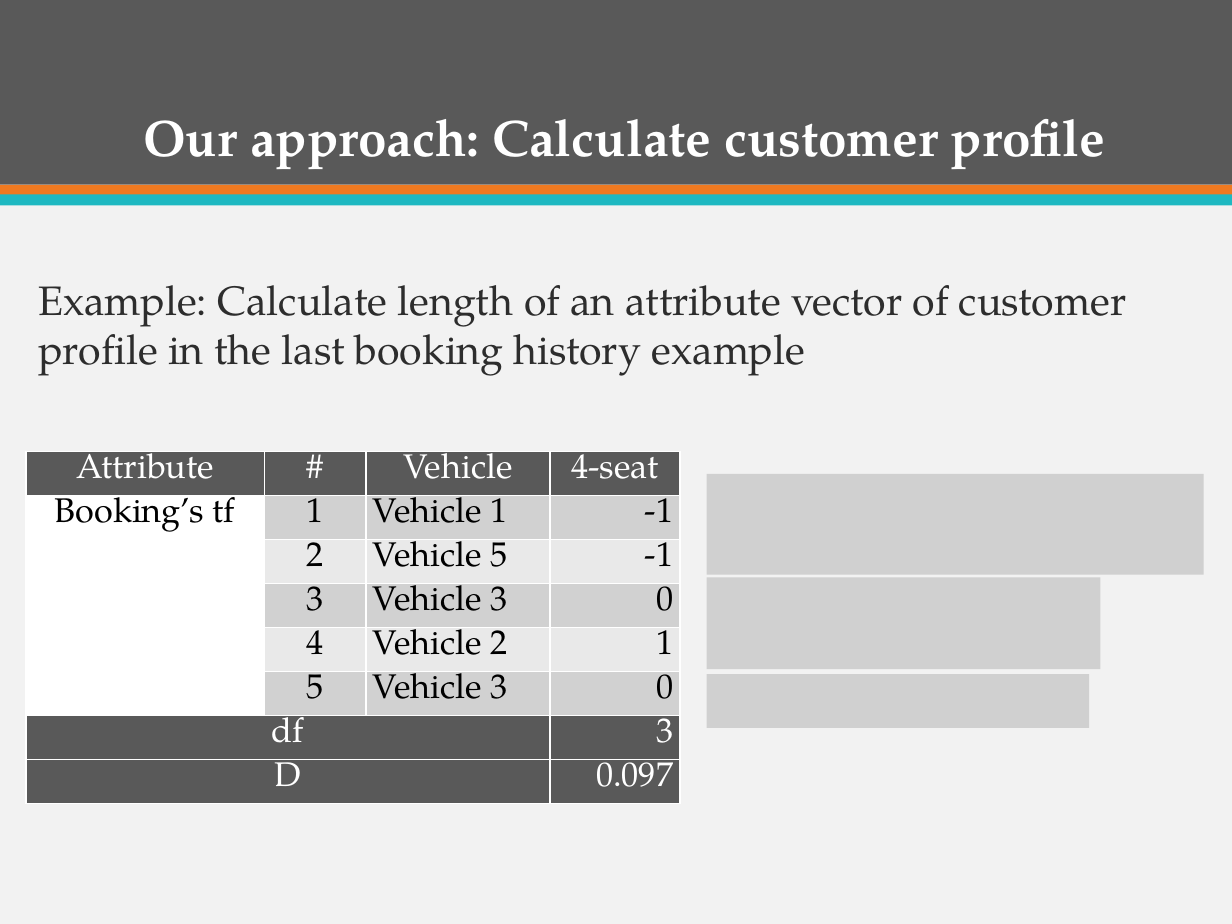
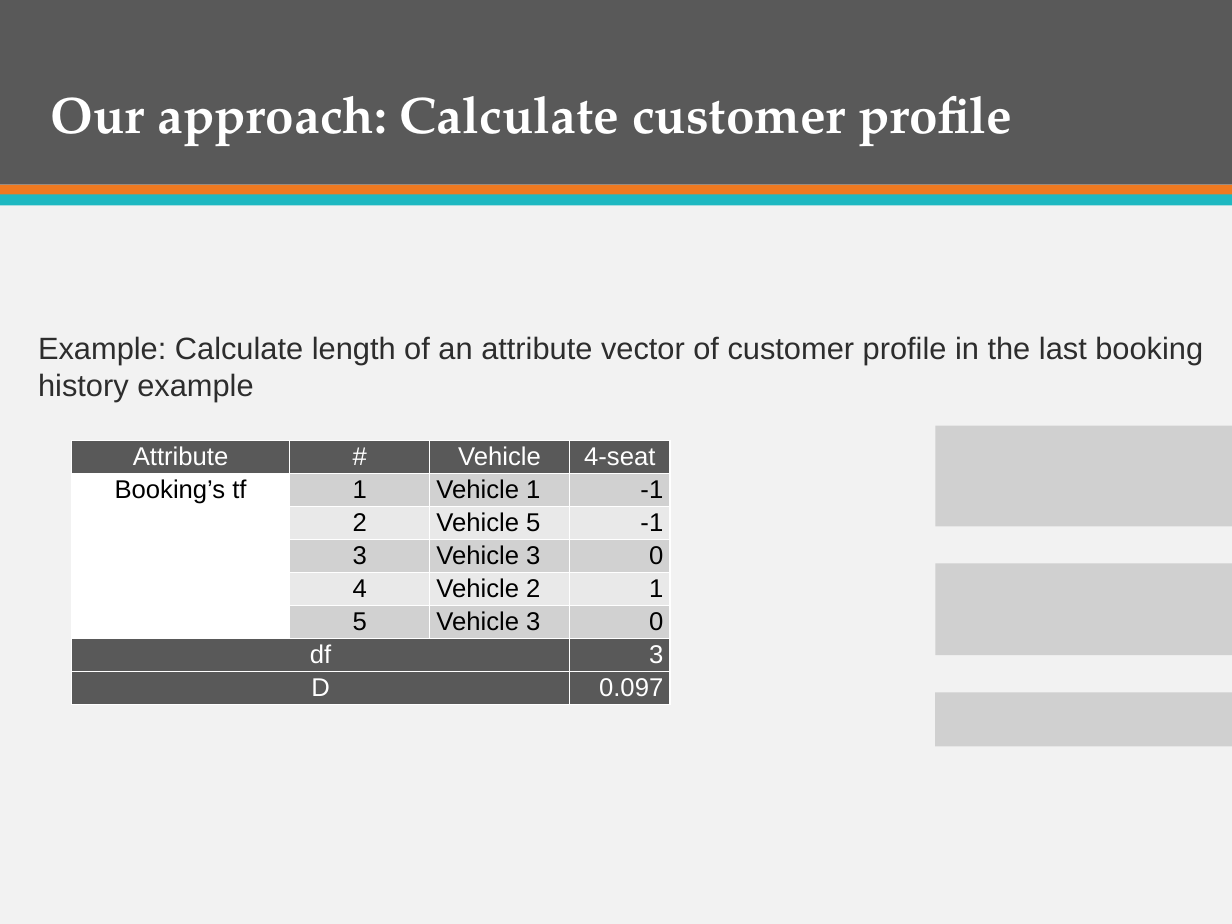
Before and after one commit to firzgard/CarRentalPortal, a slide deck: slide 68 of slide/CAR RENTAL PORTAL-Official.pptx (slide 66 before the commit). Drawn at 1232x924 pixels with LibreOffice and Linux fonts; fonts in the diff are those of the drawing; grey boxes stand for pictures. Boxes give left, top, right and bottom in pixels: in the first picture for what was removed or moved away, otherwise in the second. Text is boxed around its words. In the diff, an @@ line names an element or a change of style, - is before the commit and + after.

```diff
--- a/slide/CAR RENTAL PORTAL-Official.pptx
+++ b/slide/CAR RENTAL PORTAL-Official.pptx
@@ title "Our approach: Calculate customer profile": place and size @@
-title "Our approach: Calculate customer profile" at box(143, 119, 1105, 169)
+title "Our approach: Calculate customer profile" at box(51, 96, 1013, 146)
@@ text "Example: Calculate length of an ...": place and size @@
-text "Example: Calculate length of an ..." at box(38, 285, 1126, 376)
+text "Example: Calculate length of an ..." at box(38, 336, 1203, 402)
@@ text "Example: Calculate length of an ..." at box(38, 336, 1203, 402): size 24 to 18 pt, font TeX Gyre Pagella to Arial @@
@@ table at box(71, 441, 671, 705) @@
@@ size 20 to 15 pt, font TeX Gyre Pagella to Arial @@
@@ table: place and size @@
-table at box(26, 452, 681, 796)
+table at box(71, 441, 671, 705)
@@ picture added at box(935, 425, 1232, 526) @@
@@ picture removed at box(707, 474, 1204, 575) @@
@@ picture added at box(935, 563, 1232, 655) @@
@@ picture removed at box(707, 578, 1101, 670) @@
@@ picture removed at box(707, 674, 1090, 728) @@
@@ picture added at box(935, 692, 1232, 747) @@
```
Also in this commit, not shown: 23 other slides changed, 2 slides added.
